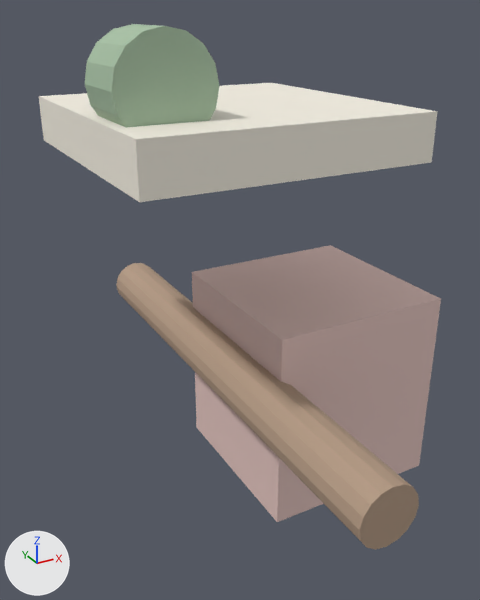
One commit to the glTF model public/builder-assets/openlife/cat_tree.glb: the scene before it, then after it.
Before and after are seen from a 50 mm lens placed at (-0.808, -1.563, 1.732), pointed at (0.079, 0.05, 0.926). The lights are fixed; the arrows at lower left show +X, +Y and +Z. The first picture is the older version. Where no turn or scale is listed for an object, it has been applied to the vertices.

Names of what the first picture shows: 'part_00', 'part_01', 'part_02', 'part_03'.
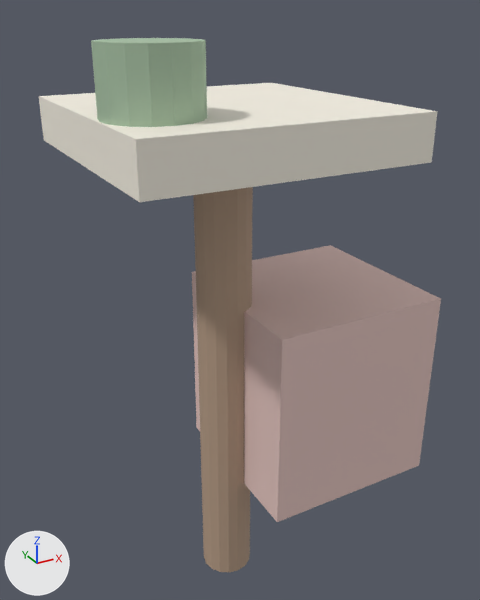
Edits to the scene script, one JSON object a line:
```json
{"op": "set", "path": "ob_part_00.location", "old": "(0.0, 0.0, 0.0)", "new": "(0.0, 0.75, 0.75)"}
{"op": "set", "path": "ob_part_00.rotation_euler", "old": "(0.0, 0.0, 0.0)", "new": "(1.571, 0.0, 0.0)", "note": "degrees (0, 0, 0) -> degrees (90, 0, 0)"}
{"op": "set", "path": "ob_part_03.location", "old": "(0.0, 0.0, 0.0)", "new": "(0.0, 1.43, 1.73)"}
{"op": "set", "path": "ob_part_03.rotation_euler", "old": "(0.0, 0.0, 0.0)", "new": "(1.571, 0.0, 0.0)", "note": "degrees (0, 0, 0) -> degrees (90, 0, 0)"}
```

Changed parts and their boxes [x1, y1, x2, y2] in the pictures (480 x 600 px):
```json
{"object": "part_00", "change": "moved, turned", "before": [116, 263, 419, 549], "after": [193, 187, 253, 572]}
{"object": "part_03", "change": "moved, turned", "before": [85, 24, 219, 127], "after": [91, 38, 207, 127]}
```
